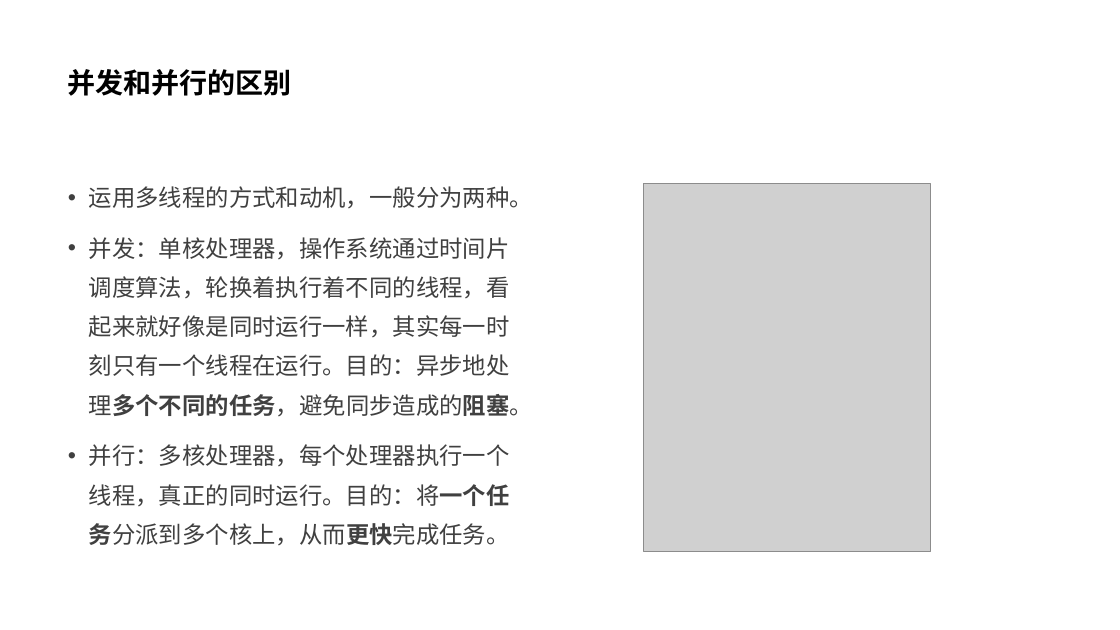
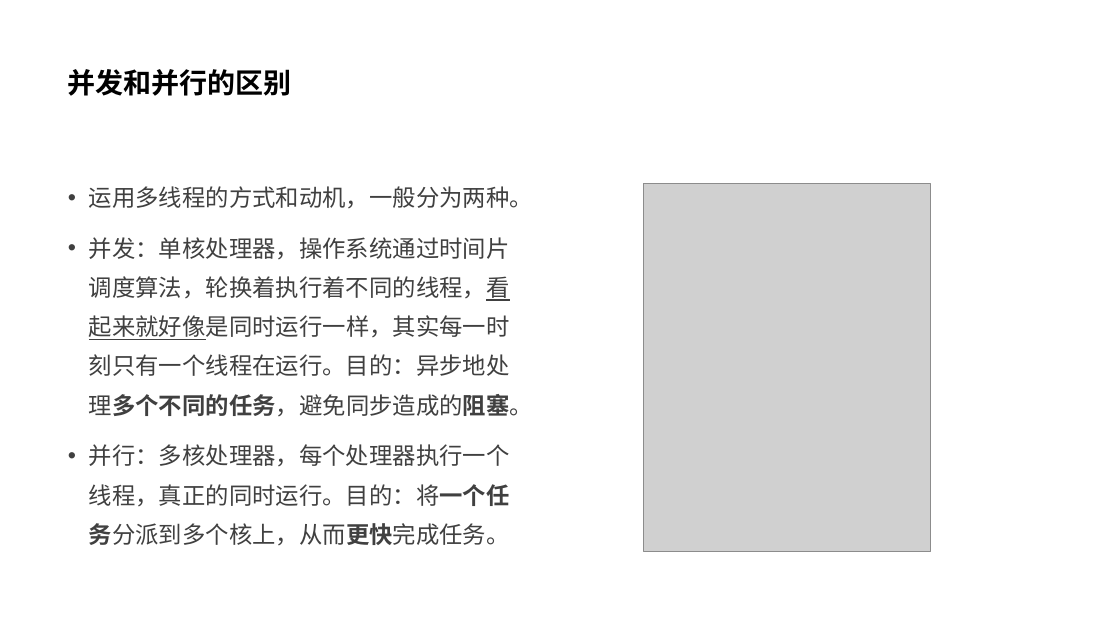
Before and after one commit to parallel101/course, a slide deck: slide 5 of 05/slides.pptx (slide 23 before the commit). Drawn at 1120x630 pixels with LibreOffice and Linux fonts; fonts in the diff are those of the drawing; grey boxes stand for pictures. Boxes give left, top, right and bottom in pixels: in the first picture for what was removed or moved away, otherwise in the second. Text is boxed around its words. In the diff, an @@ line names an element or a change of style, - is before the commit and + after.

```diff
--- a/05/slides.pptx
+++ b/05/slides.pptx
@@ text at [89, 237, 533, 416]: underline on in "并发：单核处理器，操作系统通过时间片调度算法，轮换着执行着不同的线程，看起来就好像是同时运行一样，其实每一时刻只有一个线 ..." @@
```
Also in this commit, not shown: 3 other slides changed, 10 slides added, 22 other files.
